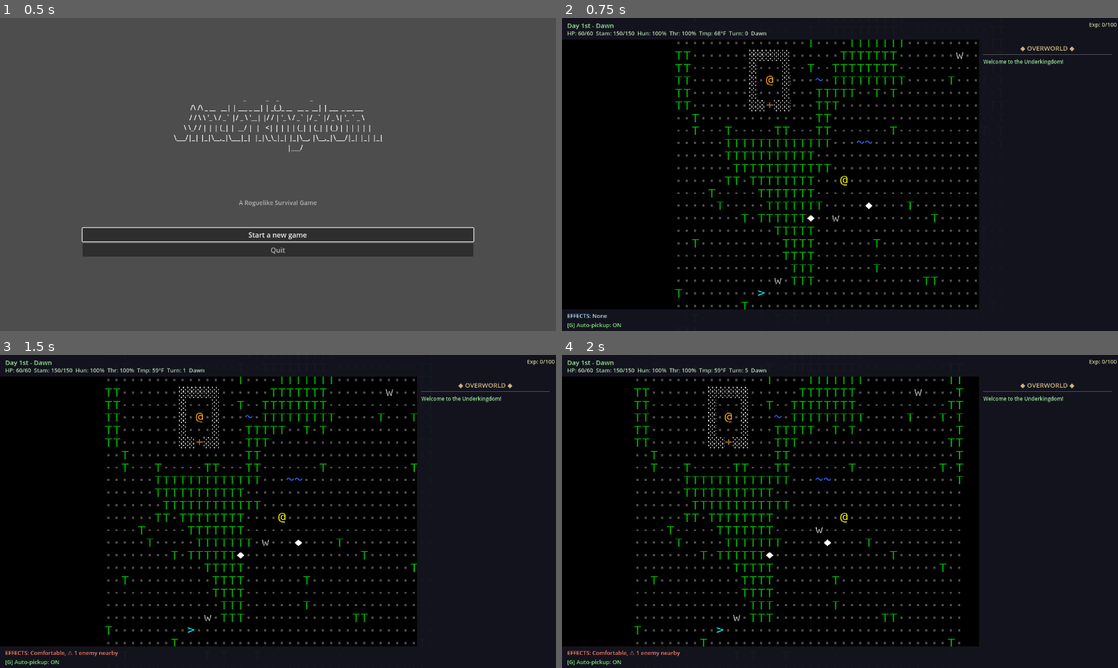
Above: before the commit, frames 1-4 (two rows, left to right).
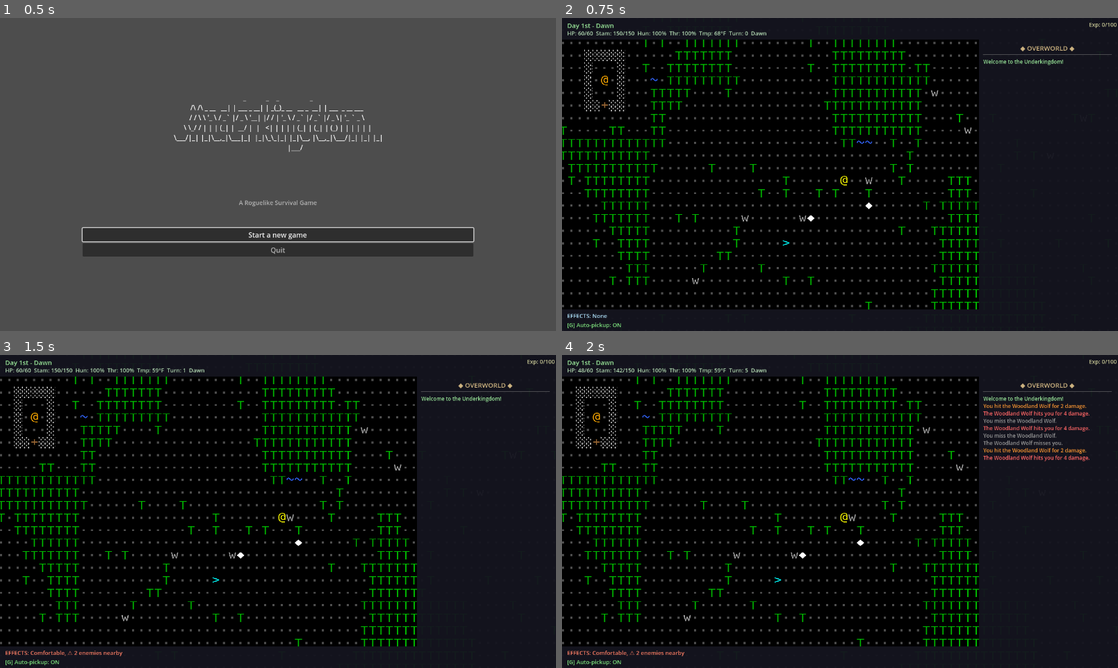
Above: after the commit, the same moments.

Repository: stevenraines/underkingdom-godot-cc
Game: Godot game, scene res://scenes/main.tscn
The game is run twice, just before and just after one commit, with the same random seed, the same clock (stepped at 60 frames per second) and the same inputs.
Inputs (mouse positions are in pixels of both pictures, inside the frame that each line leads up to):
- Up to frame 1 (0.5 s): no input
- Up to frame 2 (0.75 s): click "Start a new game" at 0.5 s
- Up to frame 3 (1.5 s): tap Enter (ui_accept) at 1.25 s; move the mouse to (400, 495) at 1.27 s; hold Right (ui_right) from 1.28 s (still down); tap Space at 1.35 s; click (400, 495) at 1.42 s
- Up to frame 4 (2 s): keep holding Right (ui_right); tap Enter (ui_accept) at 1.52 s

Frame 1 is identical in both runs. In frame 2, 5.5% of the frame differs, in the area x 0-75%, y 6-94%; in frame 3, 5.6%; in frame 4, 7.2%, in the area x 0-95%, y 4-97%.

Commit message:
Implement enemy yield system for item drops on death

Diff:
--- a/entities/enemy.gd
+++ b/entities/enemy.gd
@@ -15,6 +15,7 @@
 # Loot
 var loot_table: String = ""  # Reference to loot table ID
 var xp_value: int = 0
+var yields: Array[Dictionary] = []
 
 # AI state
 var target_position: Vector2i = Vector2i.ZERO
@@ -69,6 +70,9 @@
 	# Combat properties
 	enemy.base_damage = enemy_data.get("base_damage", 2)
 	enemy.armor = enemy_data.get("armor", 0)
+
+	# Yields on death (drops)
+	enemy.yields.assign(enemy_data.get("yields", []))
 
 	# Aggro range based on INT
 	enemy.aggro_range = 3 + enemy.attributes["INT"]
--- a/generation/world_generator.gd
+++ b/generation/world_generator.gd
@@ -10,7 +10,7 @@
 ## Generate the overworld map
 static func generate_overworld(seed_value: int) -> GameMap:
 	var rng = SeededRandom.new(seed_value)
-	var map = GameMap.new("overworld", 40, 40, seed_value)
+	var map = GameMap.new("overworld", 80, 40, seed_value)
 
 	# Create noise generator for terrain
 	var noise = FastNoiseLite.new()
--- a/scenes/game.gd
+++ b/scenes/game.gd
@@ -329,7 +329,43 @@
 	if entity == player:
 		EventBus.player_died.emit()
 	else:
-		# Enemy died - remove from EntityManager
+		# If the entity defines yields, generate drops similar to harvesting
+		var drop_messages: Array[String] = []
+		if entity and entity is Enemy and entity.yields.size() > 0:
+			# Use yields array (array of dicts with item_id, min_count, max_count, chance)
+			print("[DEBUG] Entity died: ", entity.entity_id, " at ", entity.position)
+			print("[DEBUG] yields array: ", entity.yields)
+			var total_yields: Dictionary = {}
+			for yield_data in entity.yields:
+				var item_id = yield_data.get("item_id", "")
+				var min_count = int(yield_data.get("min_count", 1))
+				var max_count = int(yield_data.get("max_count", 1))
+				var chance = float(yield_data.get("chance", 1.0))
+				if randf() > chance:
+					continue
+				var range_size = max_count - min_count + 1
+				var count = min_count + (randi() % max(1, range_size))
+				if count > 0:
+					if item_id in total_yields:
+						total_yields[item_id] += count
+					else:
+						total_yields[item_id] = count
+			print("[DEBUG] total_yields computed: ", total_yields)
+			# Create and spawn items as ground items
+			for item_id in total_yields:
+				var count = total_yields[item_id]
+				# Create stacks as needed
+				var stacks = ItemManager.create_item_stacks(item_id, count)
+				for it in stacks:
+					print("[DEBUG] Spawning ground item stack: ", item_id, " count ", it.stack_size)
+					EntityManager.spawn_ground_item(it, entity.position)
+				drop_messages.append("%d %s" % [count, ItemManager.get_item_data(item_id).get("name", item_id)])
+			if drop_messages.size() > 0:
+				_add_message("Dropped: %s" % ", ".join(drop_messages), Color(0.8, 0.8, 0.6))
+				# Ensure dropped ground items are rendered immediately
+				_render_ground_item_at(entity.position)
+
+		# Remove entity from managers
 		EntityManager.remove_entity(entity)
 
 ## Called when an attack is performed
